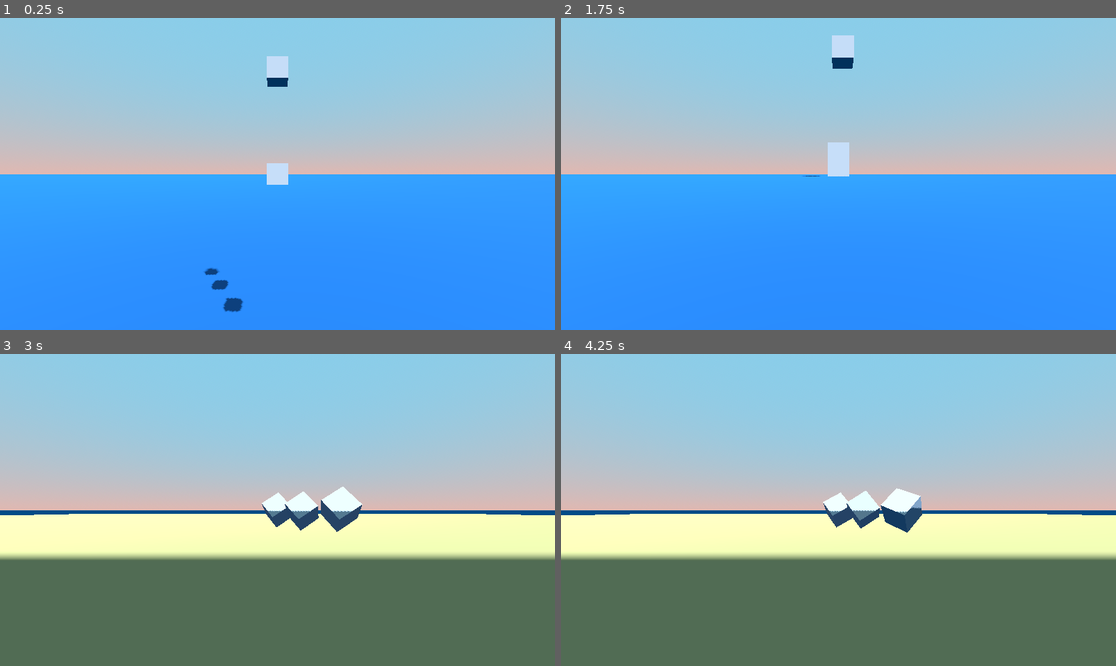
Above: before the commit, frames 1-4 (two rows, left to right).
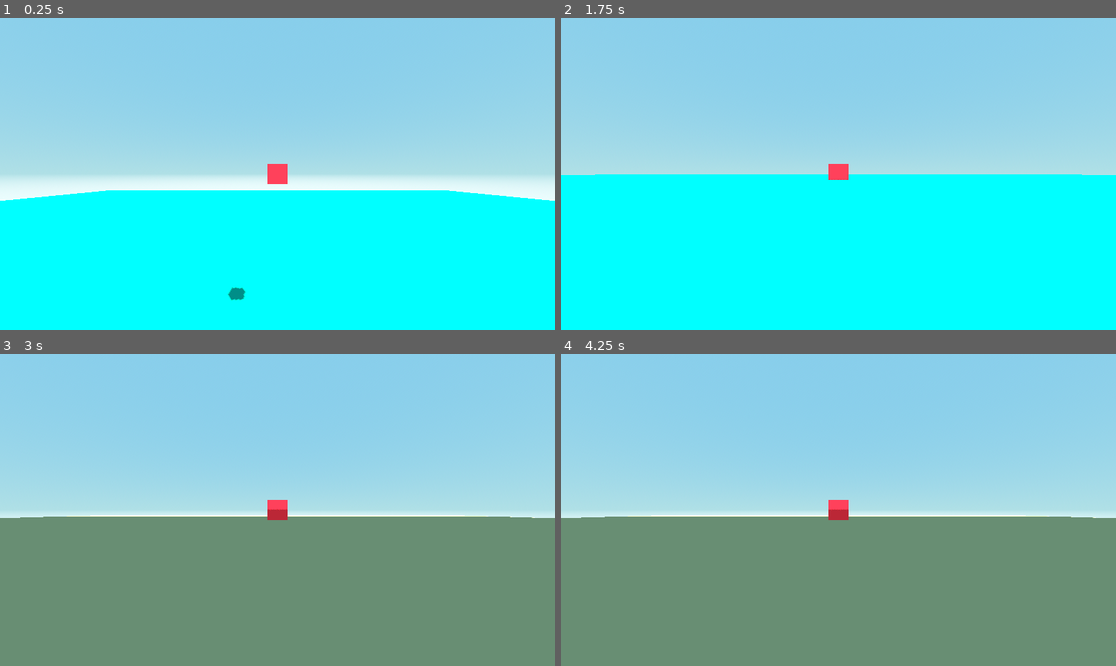
Above: after the commit, the same moments.

Repository: ShidWit/BattleShipBuilder
Game: Godot game, scene res://scenes/TestScene.tscn
Two runs of this game, one before a commit and one after it. Both use one fixed random seed, a clock stepped at 60 frames per second and the inputs below. Before the commit the project starts from res://scenes/world/TestScene.tscn.
Inputs (mouse positions are in pixels of both pictures, inside the frame that each line leads up to):
- Up to frame 1 (0.25 s): no input
- Up to frame 2 (1.75 s): move the mouse to (960, 158) at 0.52 s; click (960, 158) at 0.67 s; move the mouse to (727, 189) at 1.27 s; click (727, 189) at 1.42 s
- Up to frame 3 (3 s): move the mouse to (333, 441) at 2.02 s; click (333, 441) at 2.17 s; move the mouse to (249, 572) at 2.77 s; click (249, 572) at 2.92 s
- Up to frame 4 (4.25 s): move the mouse to (1005, 556) at 3.52 s; click (1005, 556) at 3.67 s

The runs differ from the first frame. In frame 1, 65% of the frame differs, in the area x 0-100%, y 12-100%; in frame 2, 65%, in the area x 0-100%, y 5-100%; in frame 3, 64%; in frame 4, 64%.

Commit message:
important update

Diff:
--- a/project.godot
+++ b/project.godot
@@ -12,7 +12,7 @@
 
 config/name="Battle Ship Builder"
 config/version="0.0.01"
-run/main_scene="res://scenes/world/TestScene.tscn"
+run/main_scene="res://scenes/TestScene.tscn"
 config/features=PackedStringArray("4.2")
 config/icon="res://assets/textures/icon.png"
 
@@ -20,6 +20,16 @@
 
 common/drop_mouse_on_gui_input_disabled=true
 
+[input]
+
+ui_down={
+"deadzone": 0.5,
+"events": [Object(InputEventKey,"resource_local_to_scene":false,"resource_name":"","device":0,"window_id":0,"alt_pressed":false,"shift_pressed":false,"ctrl_pressed":false,"meta_pressed":false,"pressed":false,"keycode":4194322,"physical_keycode":0,"key_label":0,"unicode":0,"echo":false,"script":null)
+, Object(InputEventJoypadMotion,"resource_local_to_scene":false,"resource_name":"","device":0,"axis":1,"axis_value":1.0,"script":null)
+, Object(InputEventJoypadButton,"resource_local_to_scene":false,"resource_name":"","device":0,"button_index":12,"pressure":0.0,"pressed":false,"script":null)
+]
+}
+
 [physics]
 
 common/enable_pause_aware_picking=true
--- a/scenes/placeables/Block.tscn
+++ b/scenes/Block.tscn
@@ -1,7 +1,7 @@
 [gd_scene load_steps=4 format=3 uid="uid://rk6pkg4qk37b"]
 
 [sub_resource type="StandardMaterial3D" id="StandardMaterial3D_iydd3"]
-albedo_color = Color(0.666667, 0.662745, 0.678431, 1)
+albedo_color = Color(0.937255, 0.101961, 0.176471, 1)
 
 [sub_resource type="BoxMesh" id="1"]
 
--- a/scenes/world/Sand.tscn
+++ b/scenes/Sand.tscn
@@ -1,7 +1,7 @@
 [gd_scene load_steps=4 format=3 uid="uid://dgku8jt4rb3aj"]
 
 [sub_resource type="StandardMaterial3D" id="StandardMaterial3D_b8euq"]
-albedo_color = Color(0.580392, 0.521569, 0.337255, 1)
+albedo_color = Color(0.737255, 0.67451, 0.47451, 1)
 
 [sub_resource type="PlaneMesh" id="PlaneMesh_3g3w3"]
 
@@ -10,7 +10,7 @@
 [node name="StaticBody3D" type="StaticBody3D"]
 
 [node name="MeshInstance3D" type="MeshInstance3D" parent="."]
-transform = Transform3D(1000, 0, 0, 0, 1, 0, 0, 0, 1000, 0, 0, 0)
+transform = Transform3D(100, 0, 0, 0, 1, 0, 0, 0, 100, 0, 0, 0)
 material_override = SubResource("StandardMaterial3D_b8euq")
 mesh = SubResource("PlaneMesh_3g3w3")
 
--- a/scenes/world/TestScene.tscn
+++ b/scenes/TestScene.tscn
@@ -1,18 +1,18 @@
 [gd_scene load_steps=8 format=3 uid="uid://dxuxceuyvu2s6"]
 
-[ext_resource type="PackedScene" uid="uid://covgcn0xu46sa" path="res://scenes/world/Water.tscn" id="1_00g14"]
+[ext_resource type="PackedScene" uid="uid://covgcn0xu46sa" path="res://scenes/Water.tscn" id="1_00g14"]
 [ext_resource type="Script" path="res://scripts/Camera.gd" id="2_yyj3u"]
-[ext_resource type="PackedScene" uid="uid://rk6pkg4qk37b" path="res://scenes/placeables/Block.tscn" id="3_p8m06"]
-[ext_resource type="PackedScene" uid="uid://dgku8jt4rb3aj" path="res://scenes/world/Sand.tscn" id="4_3o6e4"]
+[ext_resource type="PackedScene" uid="uid://rk6pkg4qk37b" path="res://scenes/Block.tscn" id="3_p8m06"]
+[ext_resource type="PackedScene" uid="uid://dgku8jt4rb3aj" path="res://scenes/Sand.tscn" id="4_3o6e4"]
 
-[sub_resource type="ProceduralSkyMaterial" id="ProceduralSkyMaterial_1jarp"]
+[sub_resource type="ProceduralSkyMaterial" id="ProceduralSkyMaterial_icd4h"]
 sky_top_color = Color(0.529412, 0.807843, 0.921569, 1)
-sky_horizon_color = Color(0.878431, 0.721569, 0.694118, 1)
-ground_bottom_color = Color(0.00784314, 0.294118, 0.52549, 1)
-ground_horizon_color = Color(0.00784314, 0.294118, 0.52549, 1)
+sky_horizon_color = Color(0.690196, 0.878431, 0.901961, 1)
+ground_bottom_color = Color(0.941176, 1, 1, 1)
+ground_horizon_color = Color(0.690196, 0.878431, 0.901961, 1)
 
 [sub_resource type="Sky" id="Sky_1dqkq"]
-sky_material = SubResource("ProceduralSkyMaterial_1jarp")
+sky_material = SubResource("ProceduralSkyMaterial_icd4h")
 
 [sub_resource type="Environment" id="Environment_u0r7l"]
 background_mode = 2
@@ -23,10 +23,11 @@
 [node name="Water" parent="." instance=ExtResource("1_00g14")]
 
 [node name="Sand" parent="." instance=ExtResource("4_3o6e4")]
-transform = Transform3D(1, 0, 0, 0, 1, 0, 0, 0, 1, 0, -20, 0)
+transform = Transform3D(1, 0, 0, 0, 1, 0, 0, 0, 1, 0, -3, 0)
 
 [node name="Camera3D" type="Camera3D" parent="."]
-transform = Transform3D(1, 0, 0, 0, 1, 0, 0, 0, 1, 0.008, 10.6271, 6.706)
+transform = Transform3D(1, 0, 0, 0, 1, 0, 0, 0, 1, 0.008, 10, 7)
+fov = 80.0
 script = ExtResource("2_yyj3u")
 
 [node name="WorldEnvironment" type="WorldEnvironment" parent="."]
@@ -38,9 +39,3 @@
 
 [node name="Block" parent="." instance=ExtResource("3_p8m06")]
 transform = Transform3D(1, 0, 0, 0, 1, 0, 0, 0, 1, 0, 10, 0)
-
-[node name="Block2" parent="." instance=ExtResource("3_p8m06")]
-transform = Transform3D(1, 0, 0, 0, 1, 0, 0, 0, 1, 0, 15, 0)
-
-[node name="Block3" parent="." instance=ExtResource("3_p8m06")]
-transform = Transform3D(1, 0, 0, 0, 1, 0, 0, 0, 1, 0.2, 20, 0.2)
--- a/scenes/world/Water.tscn
+++ b/scenes/Water.tscn
@@ -2,8 +2,8 @@
 
 [ext_resource type="Script" path="res://scripts/WaterArea.gd" id="1"]
 
-[sub_resource type="StandardMaterial3D" id="StandardMaterial3D_824v2"]
-albedo_color = Color(0.00784314, 0.294118, 0.52549, 1)
+[sub_resource type="ORMMaterial3D" id="ORMMaterial3D_n7ksn"]
+albedo_color = Color(0, 0.980392, 0.831373, 1)
 
 [sub_resource type="PlaneMesh" id="1"]
 
@@ -12,9 +12,9 @@
 [node name="Water" type="Node3D"]
 
 [node name="MeshInstance3D" type="MeshInstance3D" parent="."]
-transform = Transform3D(10000, 0, 0, 0, 1, 0, 0, 0, 10000, 0, 0, 0)
-material_override = SubResource("StandardMaterial3D_824v2")
-transparency = 0.1
+transform = Transform3D(100, 0, 0, 0, 1, 0, 0, 0, 100, 0, 0, 0)
+material_override = SubResource("ORMMaterial3D_n7ksn")
+transparency = 0.35
 mesh = SubResource("1")
 
 [node name="WaterArea" type="Area3D" parent="."]
--- a/scripts/Camera.gd
+++ b/scripts/Camera.gd
@@ -1,70 +1,67 @@
-# This code is licensed under the Creative Commons Attribution-NonCommercial-ShareAlike 4.0 International License.
-# To view a copy of this license, visit https://creativecommons.org/licenses/by-nc-sa/4.0/legalcode
-# or send a letter to Creative Commons, PO Box 1866, Mountain View, CA 94042, USA.
-# See the full text of the license for the specific terms and conditions.
-
+# Licensed under Creative Commons Attribution-NonCommercial-ShareAlike 4.0 International.
+# Full license: https://creativecommons.org/licenses/by-nc-sa/4.0/legalcode
+# Creative Commons, PO Box 1866, Mountain View, CA 94042, USA.
 
 extends Camera3D
 
-# Target node that the camera will orbit around
-var target: Node
-# Initial distance from the target
-var distance_to_target = 10.0
-# Speed of zooming in and out
-var zoom_speed = 0.5
-# Speed of orbiting around the target
-var orbit_speed = 0.005
-# Minimum pitch angle to prevent flipping
-var min_pitch = -1.2
-# Maximum pitch angle to prevent flipping
-var max_pitch = 1.2
-# Flag indicating whether the camera is currently orbiting
-var orbiting = false
-# Last mouse position for calculating mouse delta
-var last_mouse_position = Vector2()
-# Current pitch angle of the camera
-var current_pitch = 0.0
-# Current yaw angle of the camera
-var current_yaw = 0.0
+# Configuration
+var target: Node  # The target node for the camera to orbit around.
+var distance_to_target = 10.0  # Initial distance from the target.
+var zoom_speed = 0.5  # Speed of zooming in and out.
+var orbit_speed = 0.005  # Speed of orbiting around the target.
+var min_pitch = -0.1  # Minimum pitch angle to prevent camera flipping.
+var max_pitch = 1.0  # Maximum pitch angle to prevent camera flipping.
+var orbiting = false  # Tracks if the camera is currently orbiting.
+var last_mouse_position = Vector2()  # Tracks the last mouse position for delta calculation.
+var current_pitch = 0.0  # Current pitch angle of the camera.
+var current_yaw = 0.0  # Current yaw angle of the camera.
 
 func _ready():
-	# Set the initial target node (adjust the path accordingly)
-	target = get_node("/root/MainScene/Block")
-	# Set the initial mouse mode
-	Input.set_mouse_mode(Input.MOUSE_MODE_HIDDEN)
+	# Initialize the camera's target and mouse mode.
+	target = get_node("/root/MainScene/Block")  # Adjust the node path as necessary.
+	Input.set_mouse_mode(Input.MOUSE_MODE_HIDDEN)  # Hide the mouse cursor at start.
 
 func _input(event):
-	# Handle mouse button events
+	# Process input events to handle camera controls.
 	if event is InputEventMouseButton:
-		# Right mouse button starts/stops orbiting
-		if event.button_index == MOUSE_BUTTON_RIGHT:
-			orbiting = event.pressed
-			Input.set_mouse_mode(Input.MOUSE_MODE_CAPTURED if orbiting else Input.MOUSE_MODE_HIDDEN)
-			last_mouse_position = event.position
+		handle_mouse_button_events(event)
+	elif event is InputEventMouseMotion and orbiting:
+		handle_mouse_motion_events(event)
 
-		# Zoom in with the mouse wheel up
-		elif event.button_index == MOUSE_BUTTON_WHEEL_UP:
-			distance_to_target = max(distance_to_target - zoom_speed, 1.0)
+func handle_mouse_button_events(event: InputEventMouseButton):
+	# Handles mouse button inputs for orbiting and zooming.
+	if event.button_index == MOUSE_BUTTON_RIGHT:
+		# Toggle orbiting state and mouse mode on right click.
+		orbiting = event.pressed
+		Input.set_mouse_mode(Input.MOUSE_MODE_CAPTURED if orbiting else Input.MOUSE_MODE_HIDDEN)
+		last_mouse_position = event.position
+	elif event.button_index == MOUSE_BUTTON_WHEEL_UP:
+		# Zoom in with mouse wheel up.
+		distance_to_target = max(distance_to_target - zoom_speed, 1.0)
+	elif event.button_index == MOUSE_BUTTON_WHEEL_DOWN:
+		# Zoom out with mouse wheel down.
+		distance_to_target += zoom_speed
 
-		# Zoom out with the mouse wheel down
-		elif event.button_index == MOUSE_BUTTON_WHEEL_DOWN:
-			distance_to_target += zoom_speed
+func handle_mouse_motion_events(event: InputEventMouseMotion):
+	# Update camera orbit based on mouse movement.
+	var mouse_delta = event.relative
+	update_camera_orbit(-mouse_delta.x, -mouse_delta.y)  # Pass inverted deltas for intuitive control.
 
-	# Handle mouse motion events during orbiting
-	elif event is InputEventMouseMotion and orbiting:
-		var mouse_delta = event.relative
-		update_camera_orbit(-mouse_delta)  # Invert the mouse_delta here
-
-func update_camera_orbit(mouse_delta):
-	# Update the camera's yaw and pitch angles based on mouse movement
-	current_yaw += mouse_delta.x * orbit_speed
-	current_pitch -= mouse_delta.y * orbit_speed  # Invert the sign for up and down movement
-	current_pitch = clamp(current_pitch, min_pitch, max_pitch)
+func update_camera_orbit(delta_x: float, delta_y: float):
+	# Updates the camera's orbit around the target based on mouse movement.
+	# Remove the inversion for delta_x to maintain original left/right control direction.
+	current_yaw += delta_x * orbit_speed  # Keep the side-to-side direction as originally intended
+	current_pitch += delta_y * orbit_speed  # Up and down remains unchanged
+	current_pitch = clamp(current_pitch, min_pitch, max_pitch)  # Prevent flipping.
 
 func _process(_delta):
-	# Update the camera position and orientation
+	# Continuously update the camera's position and orientation to orbit around the target.
 	if target:
-		var target_pos = target.global_transform.origin
-		var rotated_offset = Vector3(cos(current_pitch) * sin(current_yaw), sin(current_pitch), cos(current_pitch) * cos(current_yaw)) * distance_to_target
-		global_transform.origin = target_pos + rotated_offset
-		look_at(target_pos, Vector3.UP)
+		update_camera_position()
+
+func update_camera_position():
+	# Calculate and apply the camera's position based on its orbit around the target.
+	var target_pos = target.global_transform.origin
+	var rotated_offset = Vector3(cos(current_pitch) * sin(current_yaw), sin(current_pitch), cos(current_pitch) * cos(current_yaw)) * distance_to_target
+	global_transform.origin = target_pos + rotated_offset
+	look_at(target_pos, Vector3.UP)  # Orient the camera to look at the target.
--- a/scripts/WaterArea.gd
+++ b/scripts/WaterArea.gd
@@ -1,34 +1,39 @@
-# This code is licensed under the Creative Commons Attribution-NonCommercial-ShareAlike 4.0 International License.
-# To view a copy of this license, visit https://creativecommons.org/licenses/by-nc-sa/4.0/legalcode
-# or send a letter to Creative Commons, PO Box 1866, Mountain View, CA 94042, USA.
-# See the full text of the license for the specific terms and conditions.
-
+# Licensed under Creative Commons Attribution-NonCommercial-ShareAlike 4.0 International.
+# Full license: https://creativecommons.org/licenses/by-nc-sa/4.0/legalcode
+# Creative Commons, PO Box 1866, Mountain View, CA 94042, USA.
 
 extends Area3D
 
-# Strength of the buoyancy force (adjust as needed)
-var buoyancy_strength = 5.0
-# Dampening factor to counteract bouncing
-var dampening_factor = 0.20
+# Constants to control physics behavior
+const BUOYANCY_STRENGTH = 5.0  # The upward force applied to submerged objects.
+const DAMPENING_FACTOR = 0.20  # Reduces bouncing by applying a counter force based on velocity.
 
 func _ready():
-	# Enable monitoring for the area
+	# Initializes area monitoring to detect objects entering or leaving the water.
 	set_monitoring(true)
-	set_monitorable(false)
+	set_monitorable(false)  # Tzhis area doesn't need to be detected by other areas.
 
 func _physics_process(_delta):
-	# Get a list of bodies overlapping with the area
-	var bodies = get_overlapping_bodies()
-	# Apply buoyancy force to overlapping RigidBody3D bodies
+	# Process physics interactions for each frame.
+	apply_buoyancy_to_submerged_bodies()
+
+func apply_buoyancy_to_submerged_bodies():
+	# Applies buoyancy forces to all RigidBody3D objects that are submerged in the water.
+	var bodies = get_overlapping_bodies()  # Detect all physics bodies within the water area.
 	for body in bodies:
 		if body is RigidBody3D:
-			# Calculate the depth of submersion
-			var depth = global_transform.origin.y - body.global_transform.origin.y
-			# Check if the body is submerged
-			if depth > 0:
-				# Calculate the submerged volume (assuming a simple case)
-				var submerged_volume = min(depth, 1.0)
-				# Calculate buoyancy force
-				var force = Vector3(0, buoyancy_strength * submerged_volume, 0) - body.linear_velocity * dampening_factor
-				# Apply the buoyancy force as a central impulse to the body
+			var depth = calculate_submersion_depth(body)
+			if depth > 0:  # Check if the body is actually submerged.
+				var force = calculate_buoyancy_force(body, depth)
 				body.apply_central_impulse(force)
+
+func calculate_submersion_depth(body: RigidBody3D) -> float:
+	# Determines how deep the body is submerged in water.
+	return global_transform.origin.y - body.global_transform.origin.y
+
+func calculate_buoyancy_force(body: RigidBody3D, depth: float) -> Vector3:
+	# Calculates the force to apply based on the depth of submersion and body velocity.
+	var submerged_volume = min(depth, 1.0)  # Simplified volume calculation.
+	var upward_force = Vector3(0, BUOYANCY_STRENGTH * submerged_volume, 0)
+	var dampening_force = body.linear_velocity * DAMPENING_FACTOR
+	return upward_force - dampening_force
Not shown, changed: assets/textures/BattleshipClipart.jpg.import
Not shown, changed: assets/textures/godoticon.png.import
Not shown, changed: assets/textures/icon.png.import
Not shown, changed: README.md
